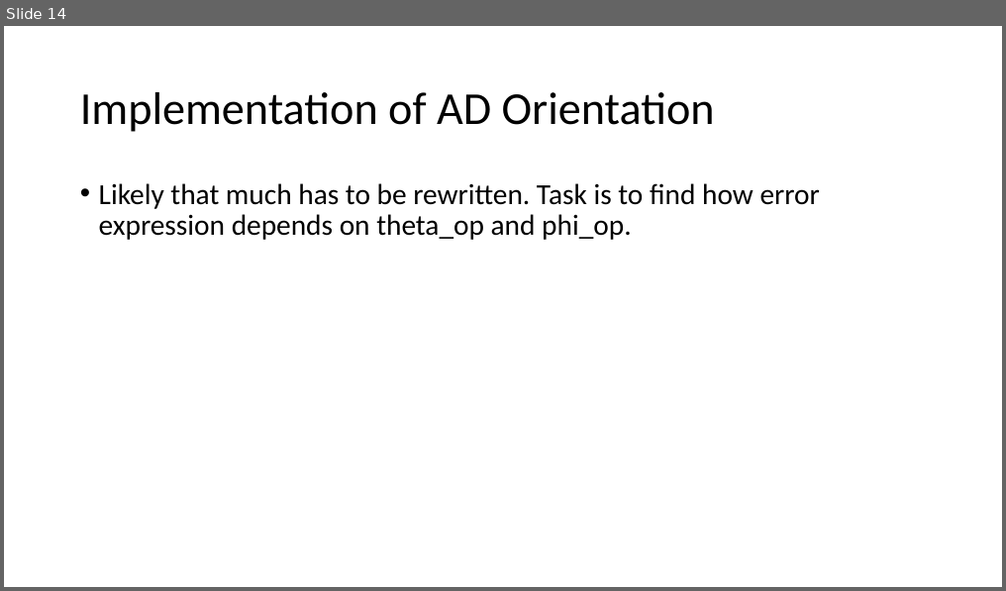
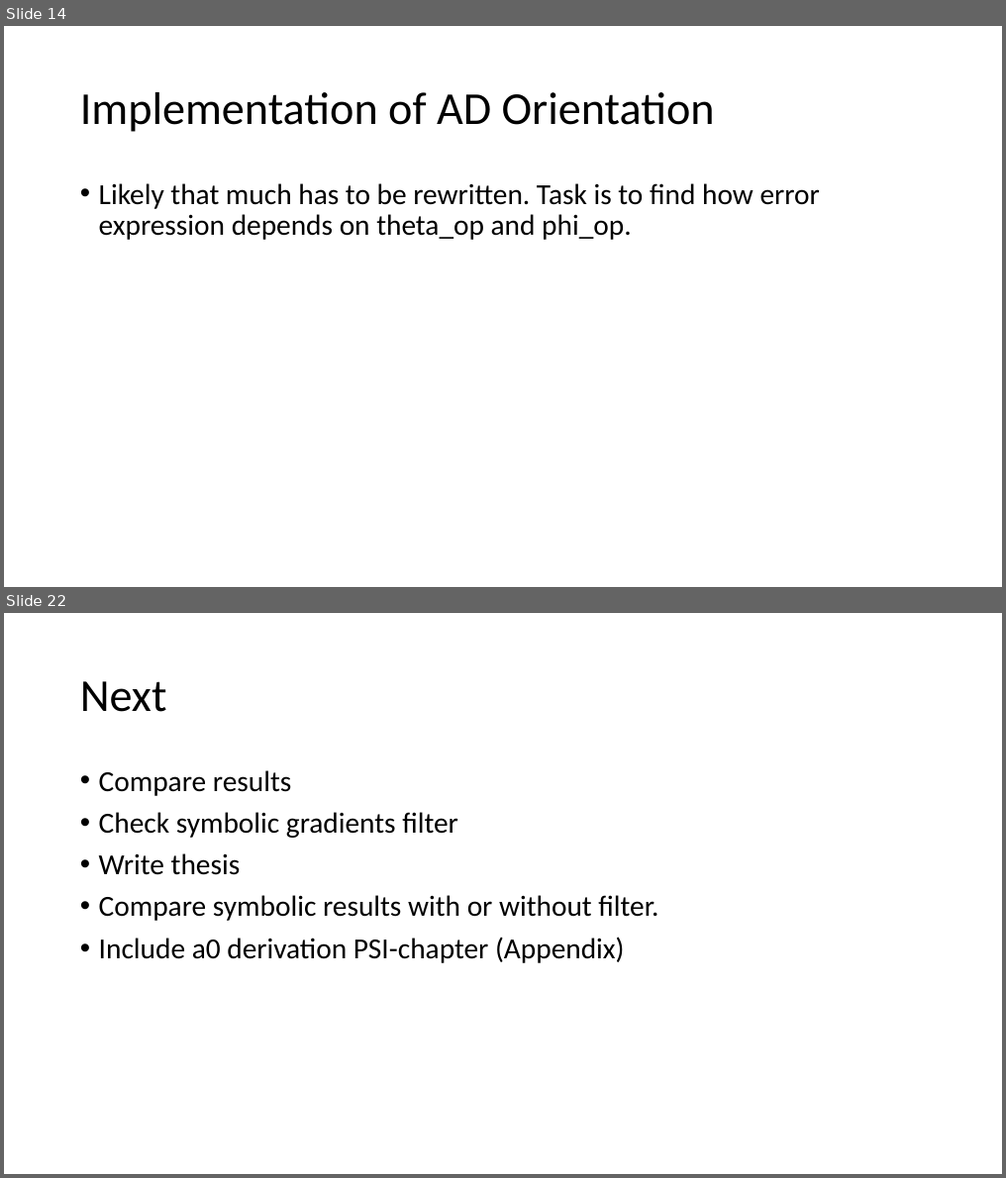
Before and after one commit to RubenDragland/XRD_CT, a slide deck: Doc/20220928 Pres AD Implementation.pptx. Shown one above the other, each under a label of ours: slide 14 before the commit, slides 14 and 22 after it; the slides between them are not shown. The pictures are 1006x591 and 1006x1178 pixels, drawn with LibreOffice and Linux fonts; fonts in the diff are those of the drawing. Boxes give left, top, right and bottom in pixels: in the first picture for what was removed or moved away, otherwise in the second. Text is boxed around its words. In the diff, an @@ line names an element or a change of style, - is before the commit and + after.

```diff
--- a/Doc/20220928 Pres AD Implementation.pptx
+++ b/Doc/20220928 Pres AD Implementation.pptx
@@ slide 22 added at (4, 613, 1002, 1174), background #FFFFFF @@
@@ title added at (80, 681, 167, 712), 44 pt, text #000000 @@
+Next
@@ text added at (99, 770, 658, 963), 28 pt, text #000000 @@
+• Compare results
+• Check symbolic gradients filter
+• Write thesis
+• Compare symbolic results with or without filter.
+• Include a0 derivation PSI-chapter (Appendix)
```
Also in this commit, not shown: 9 other slides added.
